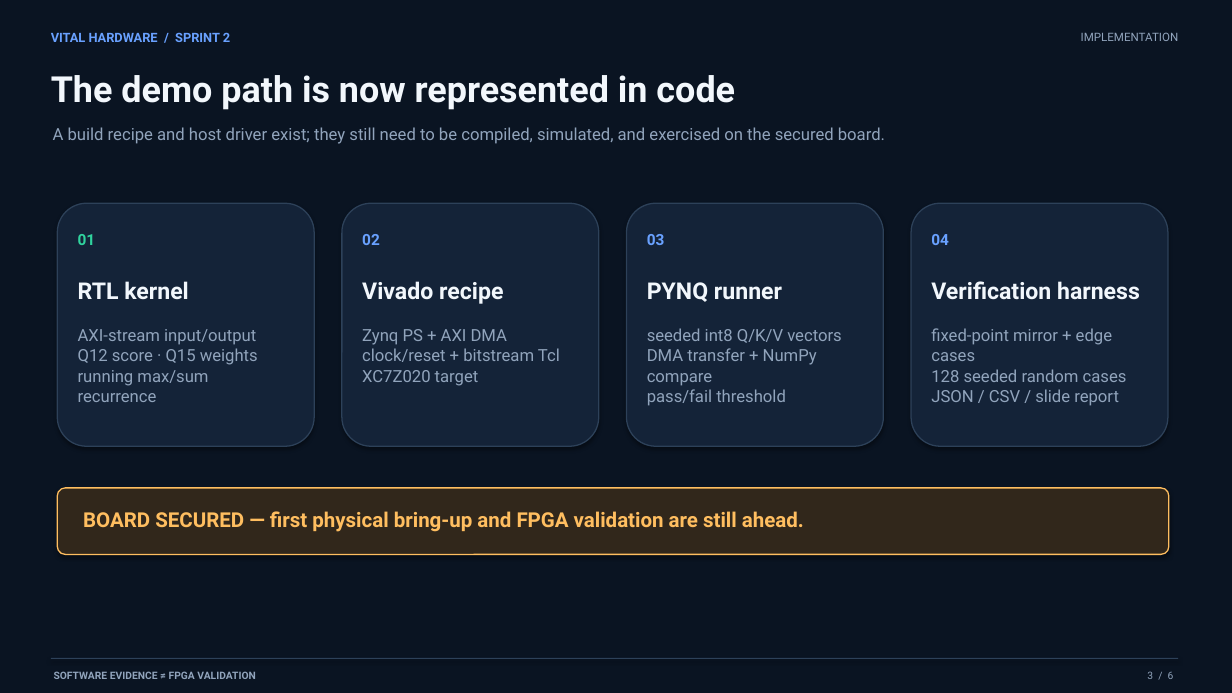
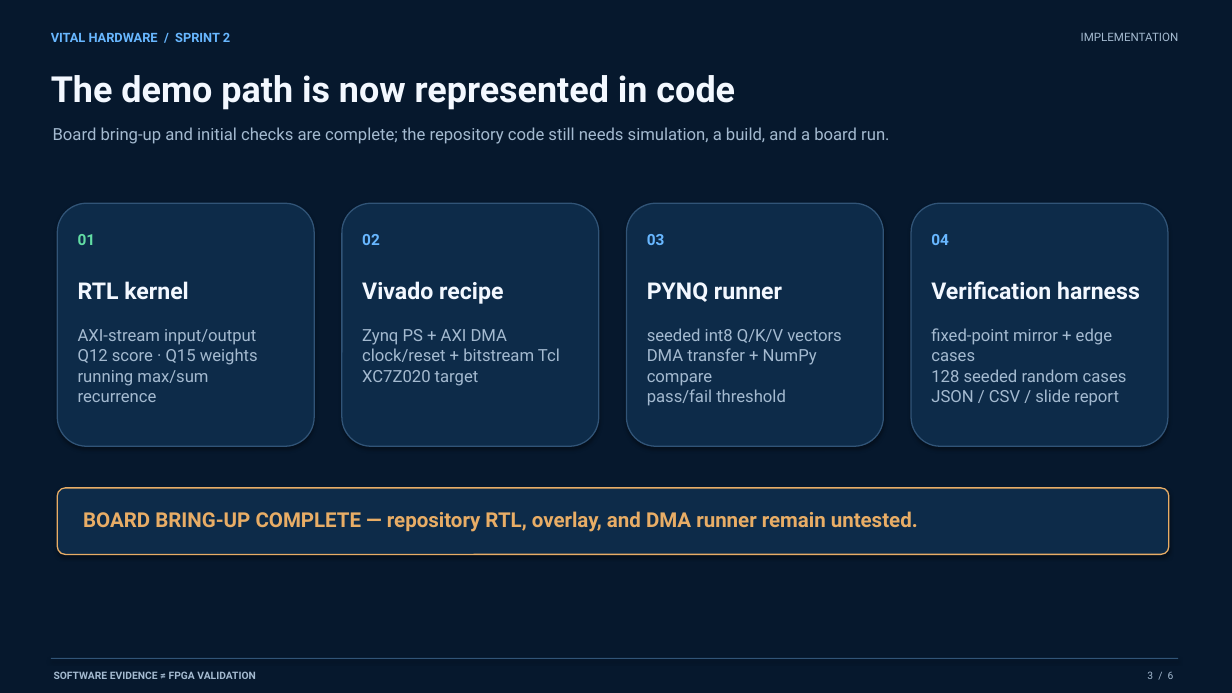
Before and after one commit to DomMurphy-git/ViTAl-Hardware, a slide deck: slide 3 of docs/presentations/Sprint2_Progress.pptx. Drawn at 1232x693 pixels with LibreOffice and Linux fonts; fonts in the diff are those of the drawing. Boxes give left, top, right and bottom in pixels: in the first picture for what was removed or moved away, otherwise in the second. Text is boxed around its words. In the diff, an @@ line names an element or a change of style, - is before the commit and + after.

```diff
--- a/docs/presentations/Sprint2_Progress.pptx
+++ b/docs/presentations/Sprint2_Progress.pptx
@@ background #0A1422 to #06182D @@
@@ text at (x1=53, y1=127, x2=889, y2=144): text changed; text colour #91A4BC to #A4BAD0 @@
-A build recipe and host driver exist; they still need to be compiled, simulated, and exercised on the secured board.
+Board bring-up and initial checks are complete; the repository code still needs simulation, a build, and a board run.
@@ fill #142338 to #0D2B49; outline #2D4159 1 pt to #315477 1 pt in 4 elements at (x1=57, y1=203, x2=314, y2=446), (x1=342, y1=203, x2=599, y2=446), (x1=627, y1=203, x2=884, y2=446), (x1=911, y1=203, x2=1168, y2=446) @@
@@ text "01" at (x1=78, y1=234, x2=96, y2=245): text colour #30D39E to #62DDA4 @@
@@ text colour #69A1FF to #68B7FF in 4 elements at (x1=51, y1=32, x2=230, y2=42), (x1=362, y1=234, x2=380, y2=245), (x1=647, y1=234, x2=665, y2=245), (x1=931, y1=234, x2=949, y2=245) @@
@@ text colour #F2F7FC to #F3F8FF in 4 elements at (x1=78, y1=281, x2=189, y2=299), (x1=362, y1=281, x2=503, y2=304), (x1=647, y1=282, x2=782, y2=302), (x1=931, y1=281, x2=1140, y2=300) @@
@@ text colour #91A4BC to #A4BAD0 in 7 elements at (x1=1081, y1=32, x2=1179, y2=41), (x1=54, y1=671, x2=256, y2=679), (x1=1147, y1=671, x2=1174, y2=679), (x1=78, y1=329, x2=258, y2=402), (x1=362, y1=329, x2=560, y2=386), (x1=647, y1=328, x2=842, y2=406), (x1=931, y1=328, x2=1127, y2=406) @@
@@ rounded rectangle at (x1=57, y1=488, x2=1169, y2=555): fill #31271B to #0D2B49; outline #FFBE60 1 pt to #E8AD66 1 pt @@
@@ text at (x1=83, y1=511, x2=918, y2=532): text changed; text colour #FFBE60 to #E8AD66 @@
-BOARD SECURED — first physical bring-up and FPGA validation are still ahead.
+BOARD BRING-UP COMPLETE — repository RTL, overlay, and DMA runner remain untested.
@@ rectangle at (x1=51, y1=658, x2=1178, y2=659): fill #2D4159 to #315477 @@
```
Also in this commit, not shown: 5 other slides changed, 4 other files.
